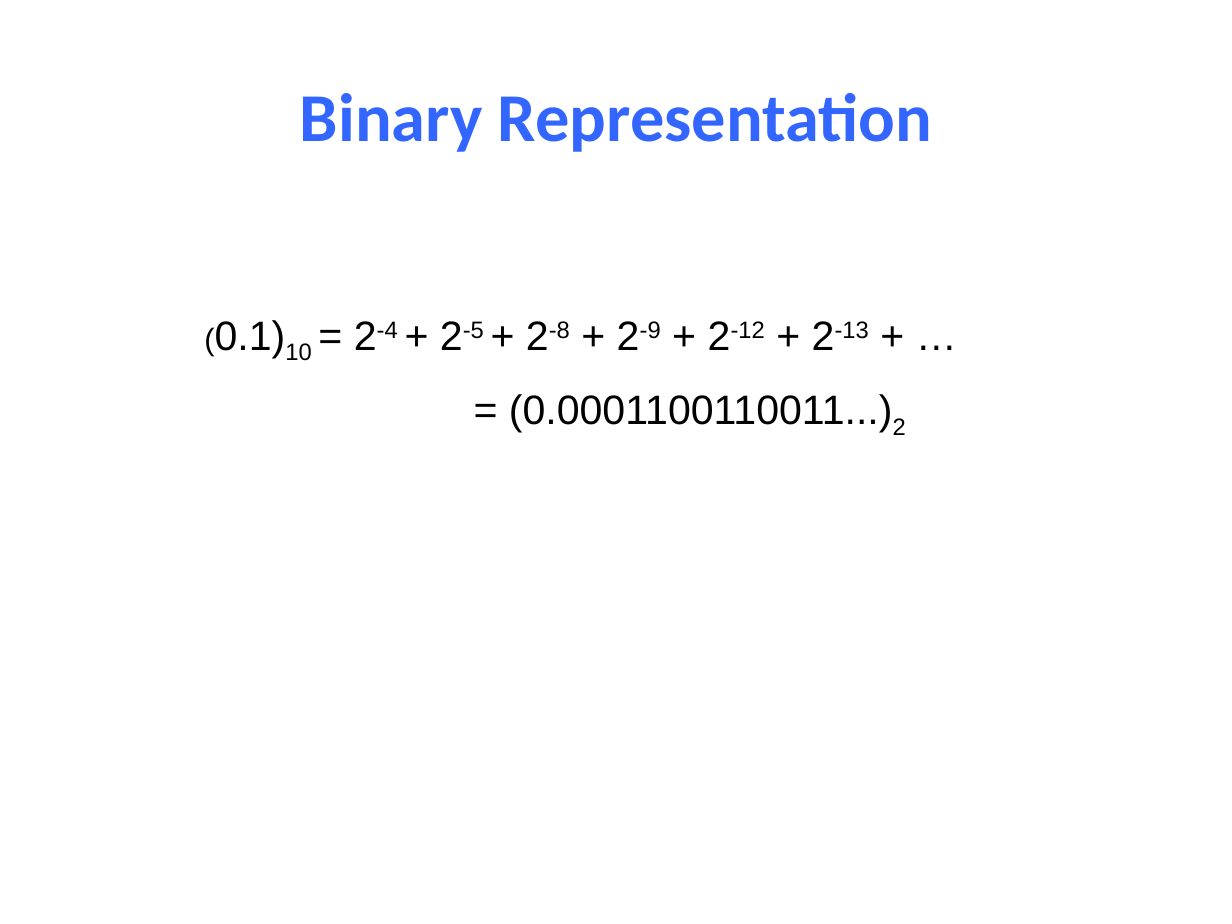
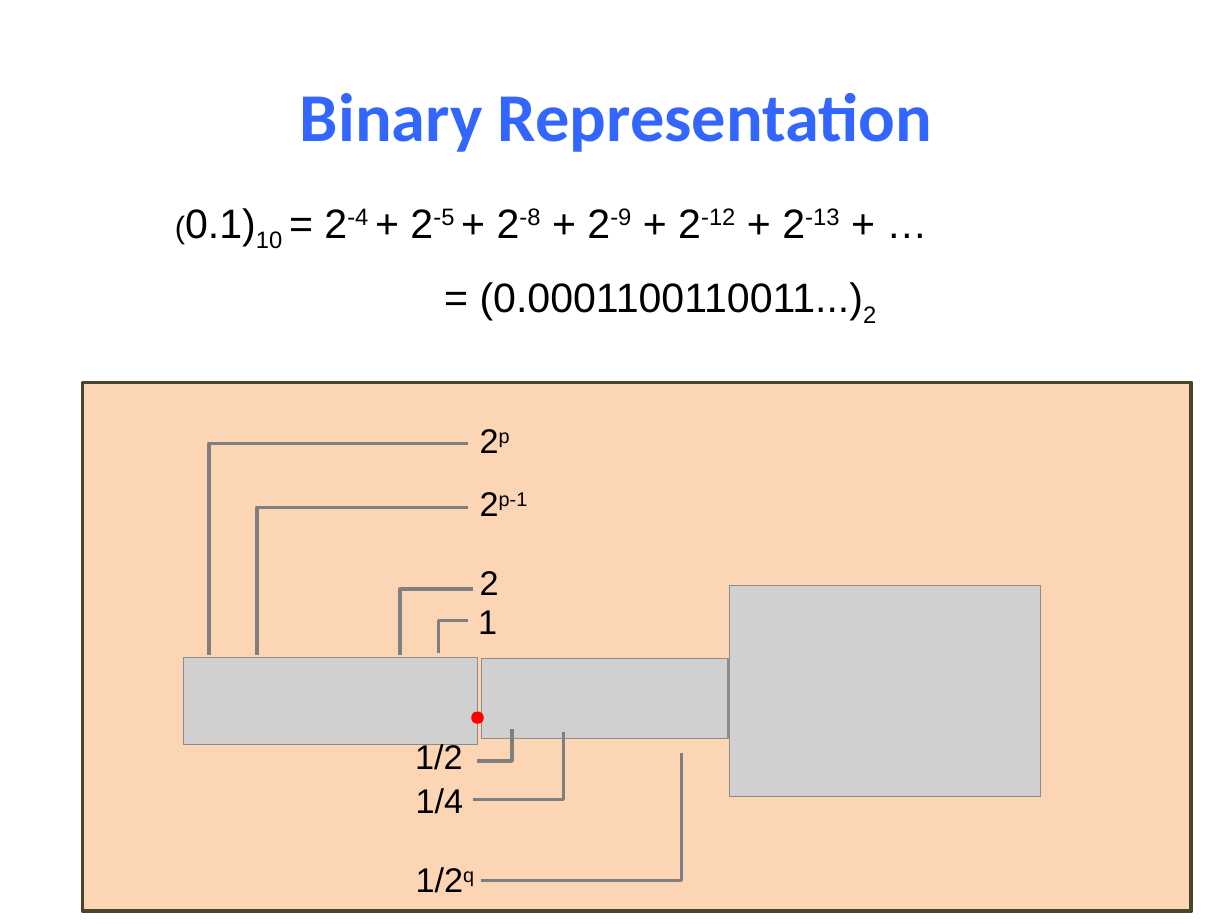
Before and after one commit to NYU-CSO/nyu-cso.github.io, a slide deck: slide 6 of notes/03-floats.pptx. Drawn at 1232x924 pixels with LibreOffice and Linux fonts; fonts in the diff are those of the drawing; grey boxes stand for pictures. Boxes give left, top, right and bottom in pixels: in the first picture for what was removed or moved away, otherwise in the second. Text is boxed around its words. In the diff, an @@ line names an element or a change of style, - is before the commit and + after.

```diff
--- a/notes/03-floats.pptx
+++ b/notes/03-floats.pptx
@@ text "(0.1)10 = 2-4 + 2-5 ...": place and size @@
-text "(0.1)10 = 2-4 + 2-5 ..." at <box>215,320,906,435</box>
+text "(0.1)10 = 2-4 + 2-5 ..." at <box>185,208,876,323</box>
@@ rectangle added at <box>83,382,1191,910</box>, fill #FCD5B5, outline #4A452A 2.25 pt @@
@@ picture added at <box>729,585,1040,796</box> @@
@@ text added at <box>445,649,508,744</box>, 40 pt, text #FF0000, bold @@
+.
@@ group added at <box>184,413,728,893</box>: 7 freeform shapes, 7 texts, 2 pictures @@
+2p
+2p-1
+2
+1
+1/2
+1/4
+1/2q
```
Also in this commit, not shown: 21 other slides changed, 5 slides added, 20 slides removed, 1 other file.
